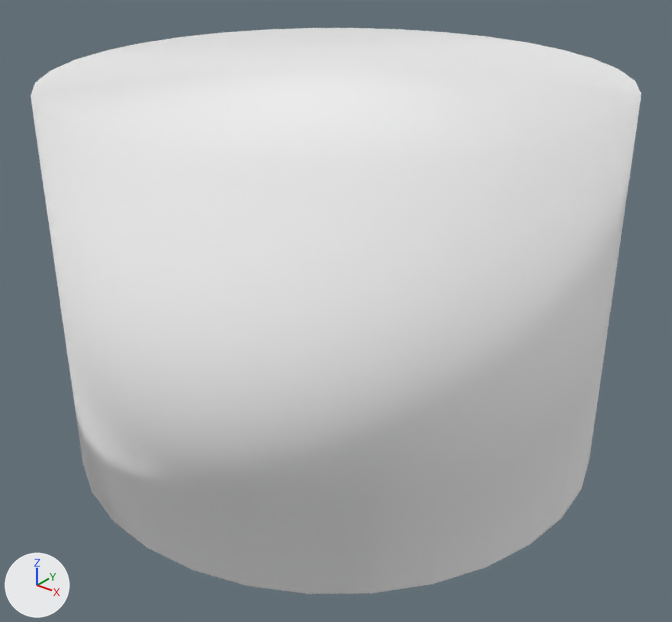
The glTF model exports/glb/Suspension pin/Suspension pin__n2.glb as it was, and as the next commit left it.
Camera for both pictures: a 50 mm camera at (-0.1894, 2.7367, 4.3082) aimed at (-0.3168, 2.896, 4.2094). Arrows for +X, +Y and +Z are at lower left; the lights stay in place. The first picture is the older version.

The first picture shows 'Suspension pin'.
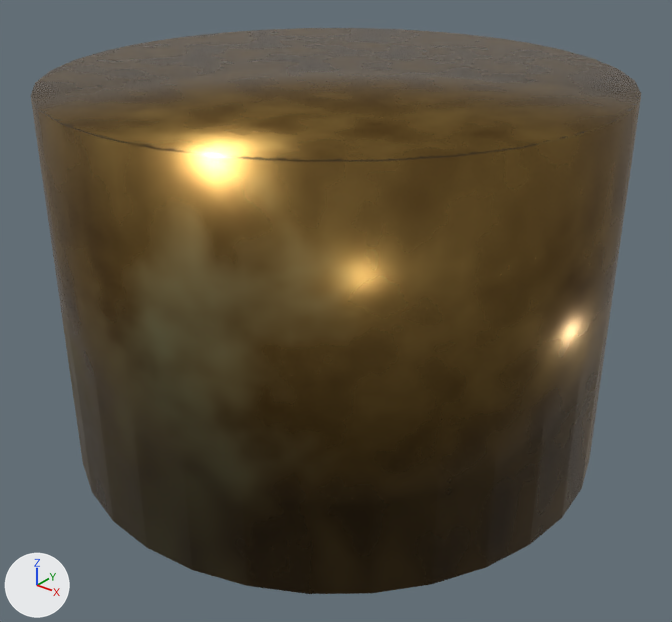
What differs and where, as boxes [x1, y1, x2, y2] in the pictures (672 x 622 px):
'Suspension pin', recoloured (white to brown)
    both: [31, 28, 641, 594]

Diff of the bpy script that builds the scene:
```diff
--- a/exports/glb/Suspension pin/Suspension pin__n2.glb.py
+++ b/exports/glb/Suspension pin/Suspension pin__n2.glb.py
@@ img_bc_g64_s0_suspension_pin @@
+img_bc_g64_s0_suspension_pin = load_image('BC_g64_s0_Suspension pin', '_unpacked/BC_g64_s0_Suspension_pin', 256, 256, 'sRGB')
@@ img_orm_g64_s0_suspension_pin @@
+img_orm_g64_s0_suspension_pin = load_image('ORM_g64_s0_Suspension pin', '_unpacked/ORM_g64_s0_Suspension_pin', 256, 256, 'Non-Color')
@@ mat_baked_g64_s0_suspension_pin @@
+mat_baked_g64_s0_suspension_pin = bpy.data.materials.new('BAKED_g64_s0_Suspension pin')
+# uses the picture img_bc_g64_s0_suspension_pin
+# uses the picture img_orm_g64_s0_suspension_pin
@@ me_cylinder_064 @@
 me_cylinder_064.from_pydata(...)  # 64 vertices, 124 faces; spans x -0.065..0.065, y -0.065..0.065, z -0.045..0.045
-me_cylinder_064.materials.append(mat_worn_golden_bronze_001)  # white #ffffff
+me_cylinder_064.materials.append(mat_baked_g64_s0_suspension_pin)
```
